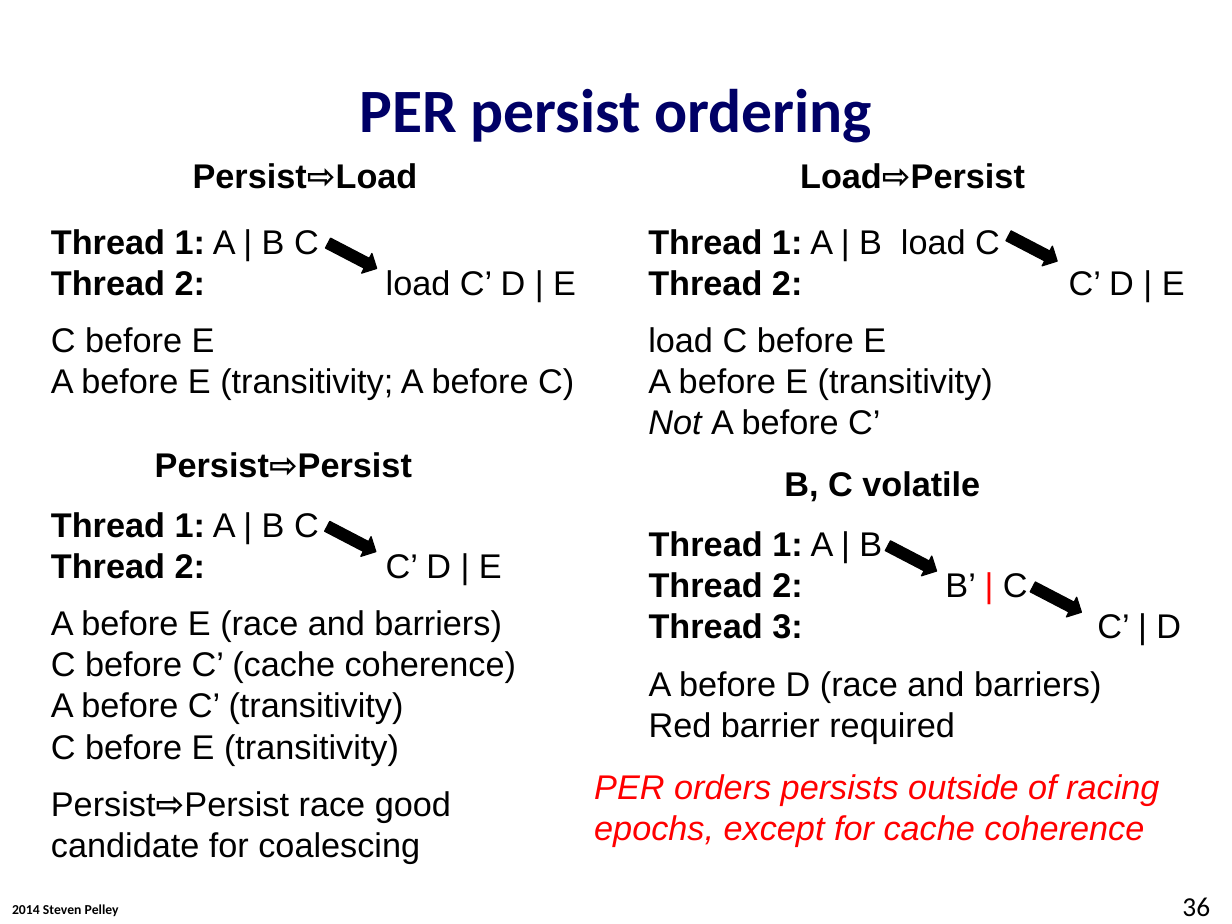
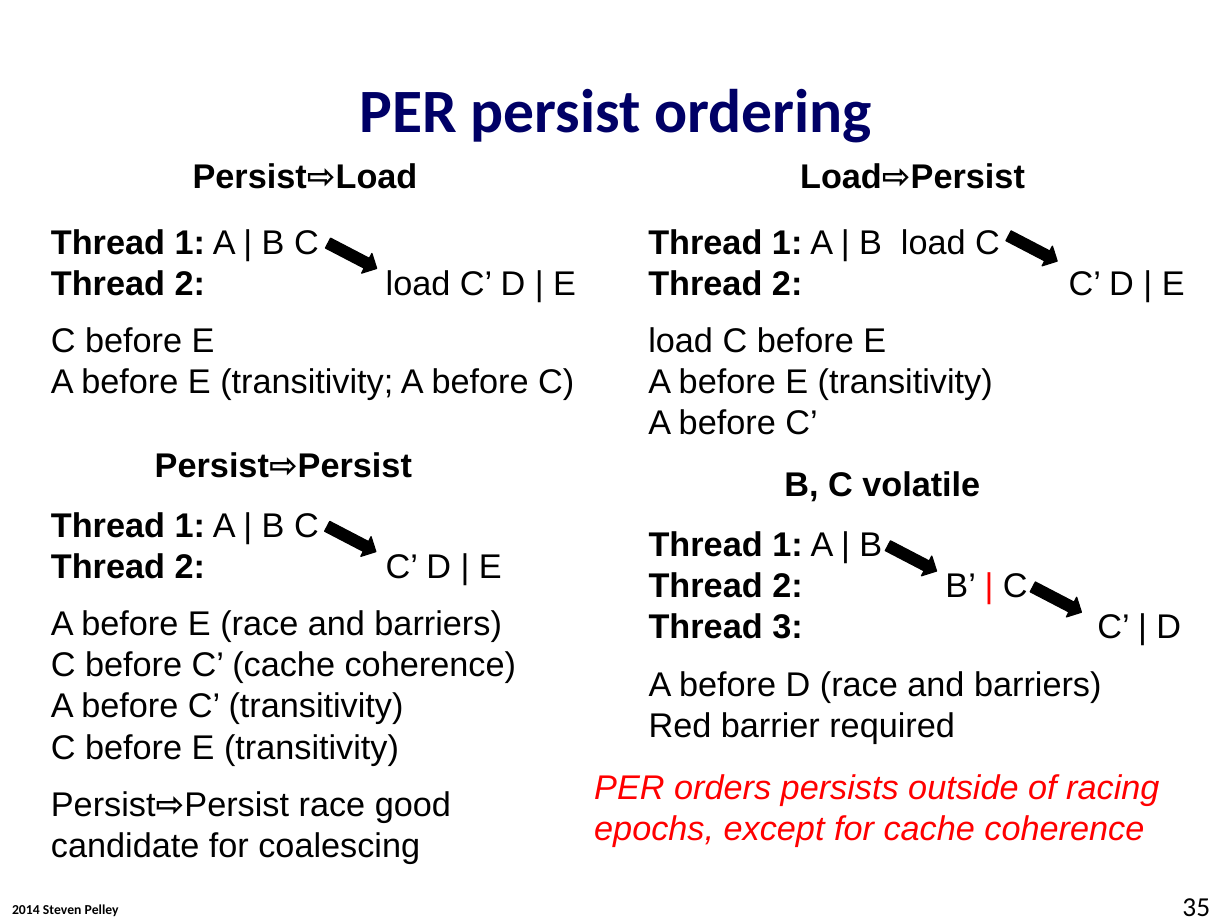
Before and after one commit to Abulila/dissertation, a slide deck: slide 35 of proposal/defense.pptx (slide 36 before the commit). Drawn at 1232x924 pixels with LibreOffice and Linux fonts; fonts in the diff are those of the drawing; background and template pictures are left out. Boxes give left, top, right and bottom in pixels: in the first picture for what was removed or moved away, otherwise in the second. Text is boxed around its words. In the diff, an @@ line names an element or a change of style, - is before the commit and + after.

```diff
--- a/proposal/defense.pptx
+++ b/proposal/defense.pptx
@@ text at (x1=648, y1=409, x2=817, y2=435): text changed @@
-Not A before C’
+A before C’
@@ page number at (x1=1182, y1=898, x2=1210, y2=917): text changed @@
-36
+35
```
Also in this commit, not shown: 4 other slides changed, 1 slide added, 1 slide removed.
